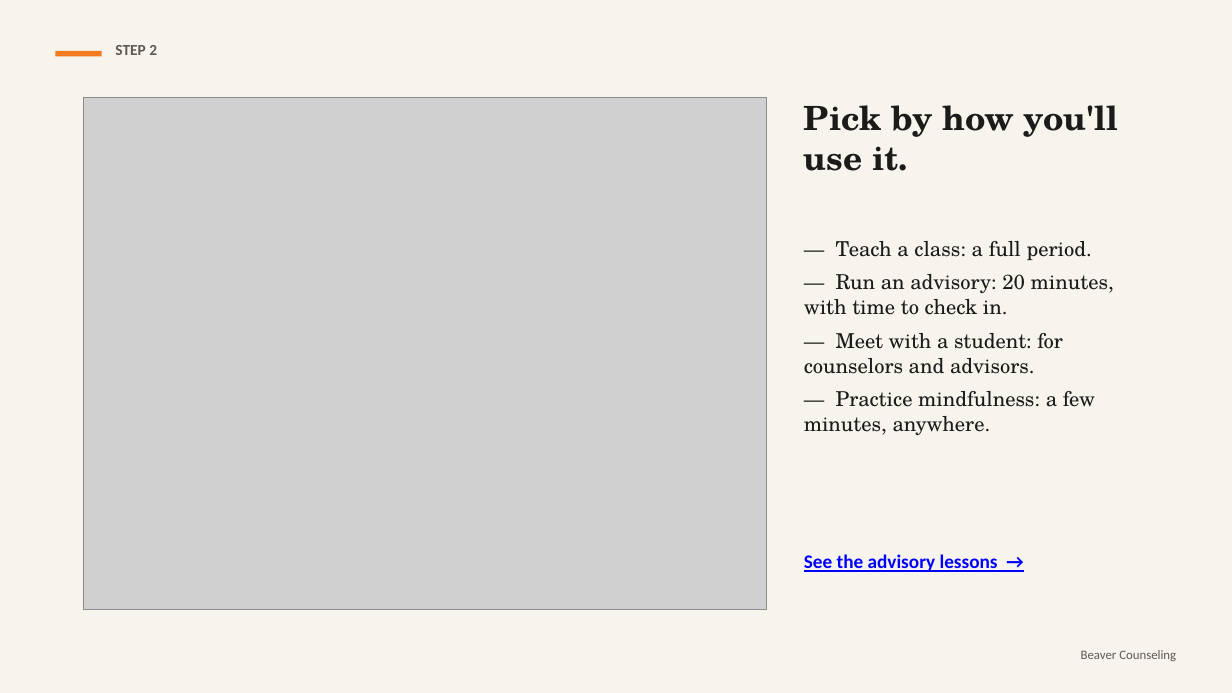
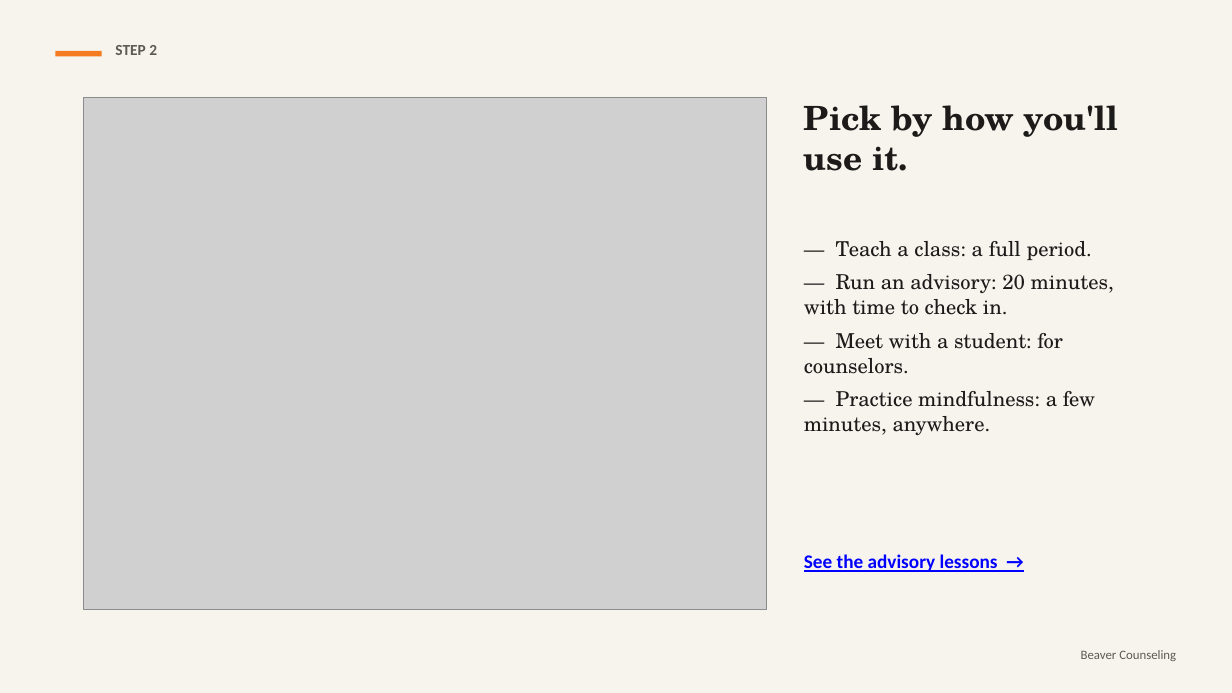
Before and after one commit to rmwtoolkit/bcds-toolkit, a slide deck: slide 9 of decks/using-the-toolkit-lesson-v2.pptx. Drawn at 1232x693 pixels with LibreOffice and Linux fonts; fonts in the diff are those of the drawing; grey boxes stand for pictures. Boxes give left, top, right and bottom in pixels: in the first picture for what was removed or moved away, otherwise in the second. Text is boxed around its words. In the diff, an @@ line names an element or a change of style, - is before the commit and + after.

```diff
--- a/decks/using-the-toolkit-lesson-v2.pptx
+++ b/decks/using-the-toolkit-lesson-v2.pptx
@@ text at bbox=[804, 333, 1063, 374]: text changed @@
-— Meet with a student: for counselors and advisors.
+— Meet with a student: for counselors.
```
Also in this commit, not shown: 42 other files.
